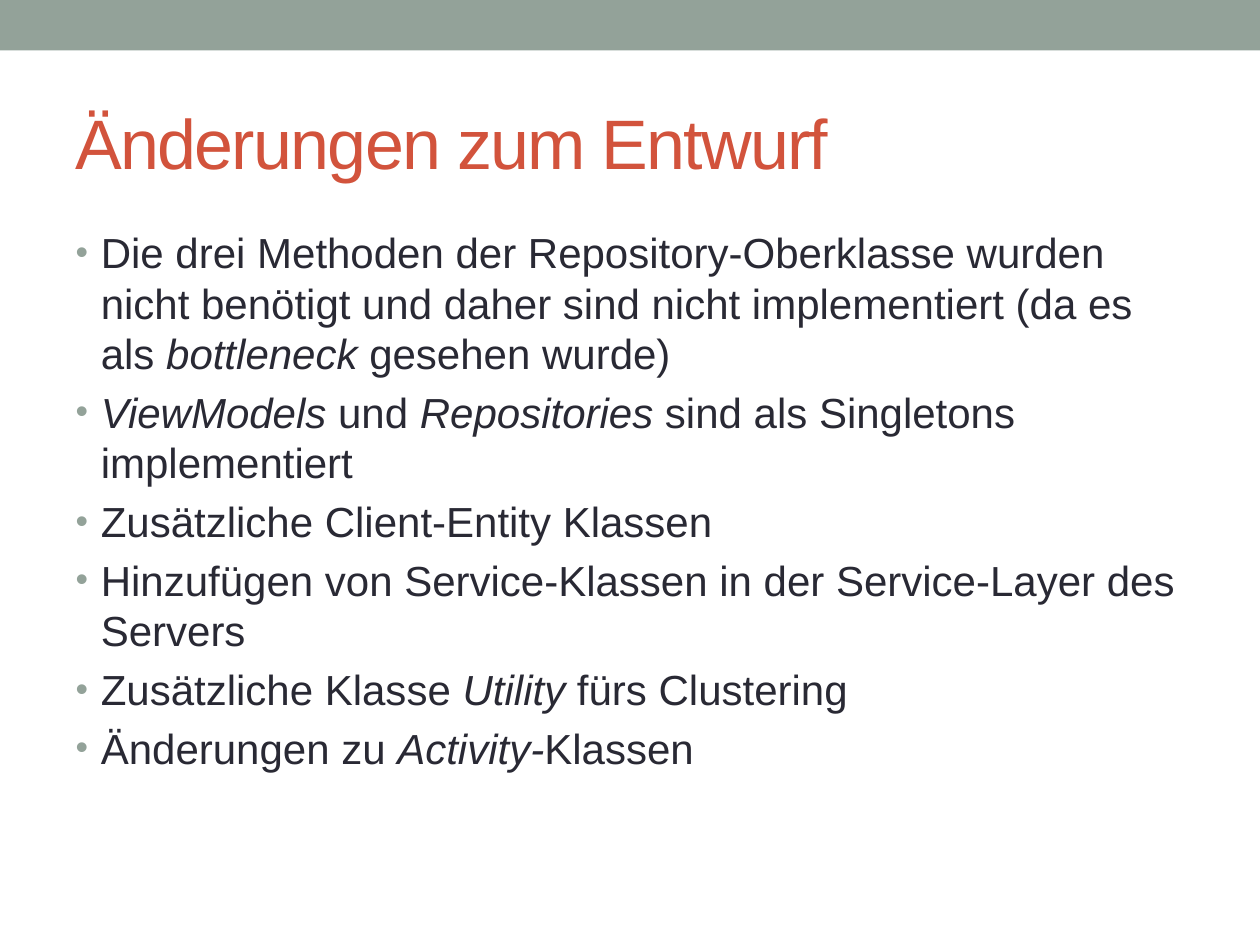
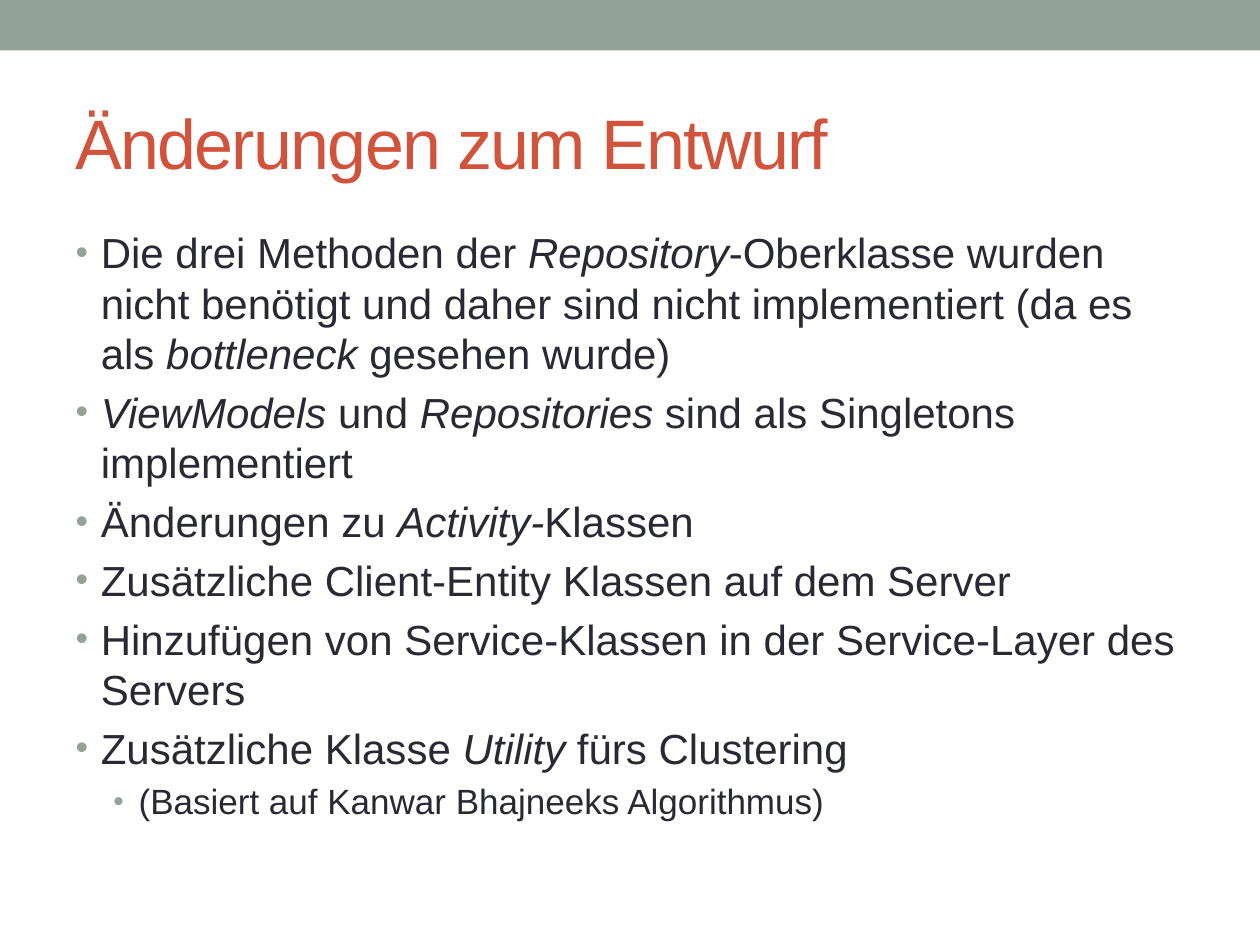
Before and after one commit to tnstrssnr/PSE_2017, a slide deck: slide 6 of 03_Implementierung/Präsentation.pptx. Drawn at 1260x945 pixels with LibreOffice and Linux fonts; fonts in the diff are those of the drawing. Boxes give left, top, right and bottom in pixels: in the first picture for what was removed or moved away, otherwise in the second. Text is boxed around its words. In the diff, an @@ line names an element or a change of style, - is before the commit and + after.

Commit message:
Präsentation final

```diff
--- a/03_Implementierung/Präsentation.pptx
+++ b/03_Implementierung/Präsentation.pptx
@@ text at box(101, 237, 1132, 378): italic on in "Repository-Oberklasse" @@
@@ text at box(101, 504, 1011, 604): text changed @@
-• Zusätzliche Client-Entity Klassen
+• Änderungen zu Activity-Klassen
+• Zusätzliche Client-Entity Klassen auf dem Server
@@ text at box(139, 788, 824, 821): text changed; size 24 to 20 pt @@
-• Änderungen zu Activity-Klassen
+  • (Basiert auf Kanwar Bhajneeks Algorithmus)
```
